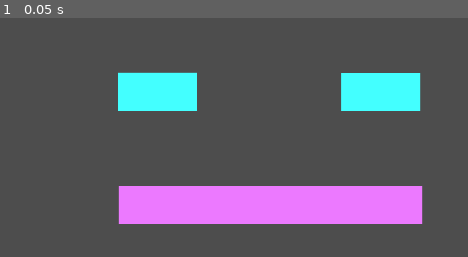
Above: before the commit, frame 1.
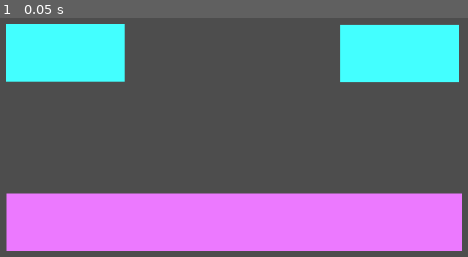
Above: after the commit, the same moment.

Repository: MisterIXI/godot-wildjam-74
Game: Godot game, scene res://scenes/_game/main.tscn
The game is run twice, just before and just after one commit, with the same random seed, the same clock (stepped at 60 frames per second) and the same inputs.
Inputs:
- Up to frame 1 (0.05 s): no input

The runs differ from the first frame. In frame 1, 34% of the frame differs, in the area x 1-99%, y 2-98%.

Commit message:
new screen size

Diff:
--- a/gwj-74/project.godot
+++ b/gwj-74/project.godot
@@ -18,8 +18,8 @@
 
 [display]
 
-window/size/viewport_width=1920
-window/size/viewport_height=1080
+window/size/viewport_width=1280
+window/size/viewport_height=720
 window/stretch/mode="viewport"
 
 [file_customization]
--- a/gwj-74/scenes/_game/main.tscn
+++ b/gwj-74/scenes/_game/main.tscn
@@ -3,10 +3,10 @@
 [node name="Main" type="Node2D"]
 
 [node name="ColorRect" type="ColorRect" parent="."]
-offset_left = 610.0
-offset_top = 328.0
-offset_right = 800.0
-offset_bottom = 420.0
+offset_left = 227.0
+offset_top = 141.0
+offset_right = 417.0
+offset_bottom = 233.0
 color = Color(0.262745, 1, 1, 1)
 
 [node name="ColorRect" type="ColorRect" parent="ColorRect"]
